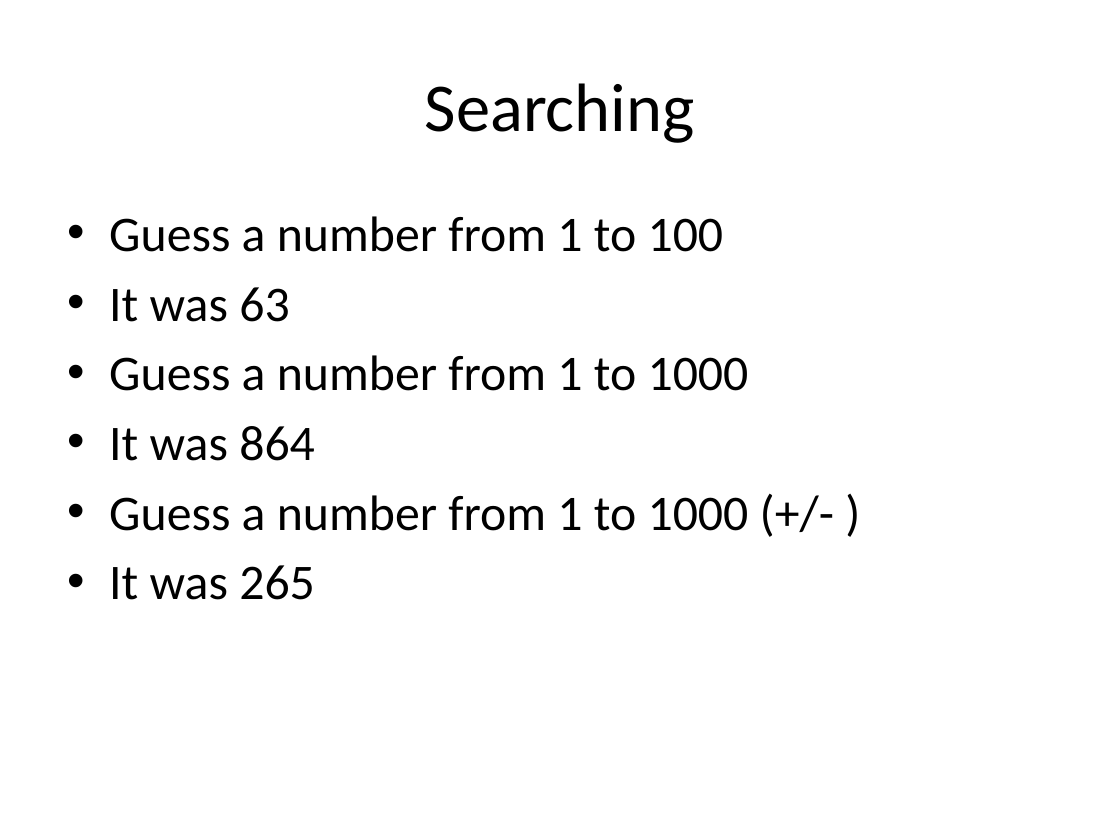
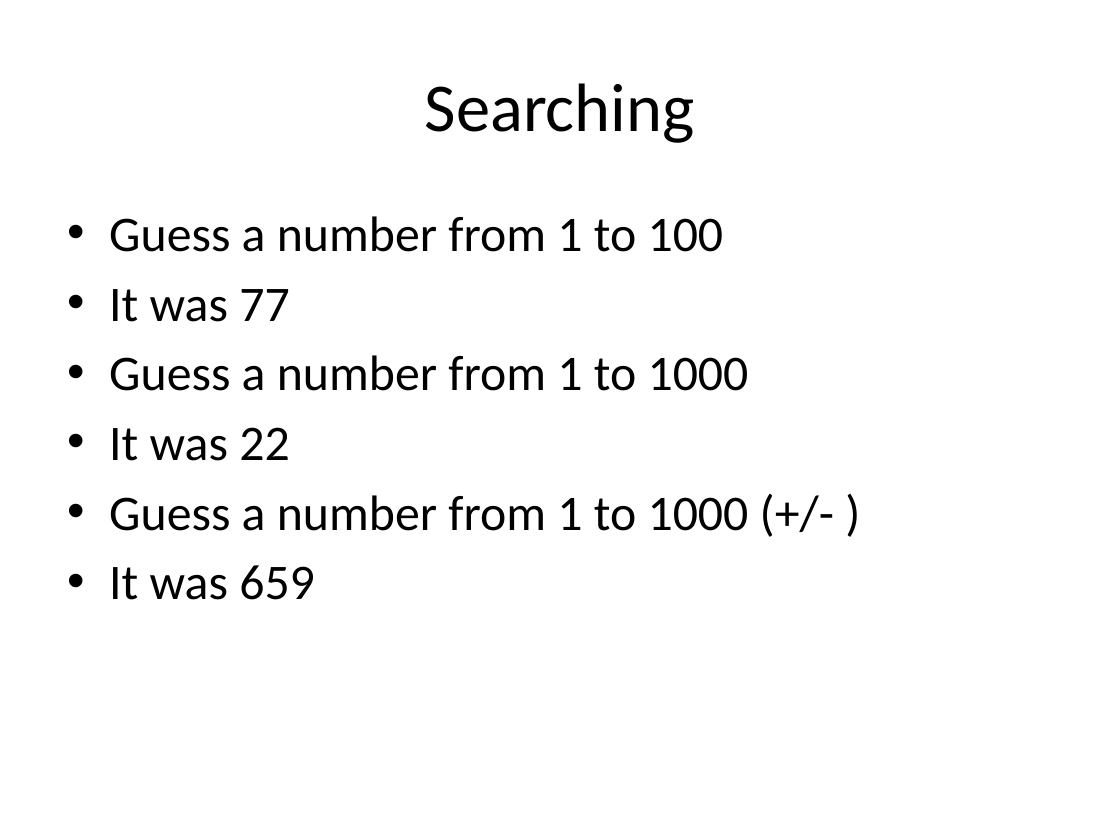
Before and after one commit to RHIT-CSSE/csse220, a slide deck: slide 1 of ClassMaterials/Sorting/Slides/Part3-BinarySearch.pptx. Drawn at 1120x840 pixels with LibreOffice and Linux fonts; fonts in the diff are those of the drawing. Boxes give left, top, right and bottom in pixels: in the first picture for what was removed or moved away, otherwise in the second. Text is boxed around its words. In the diff, an @@ line names an element or a change of style, - is before the commit and + after.

```diff
--- a/ClassMaterials/Sorting/Slides/Part3-BinarySearch.pptx
+++ b/ClassMaterials/Sorting/Slides/Part3-BinarySearch.pptx
@@ text at [109, 289, 289, 322]: text changed @@
-• It was 63
+• It was 77
@@ text at [109, 427, 289, 461]: text changed @@
-• It was 864
+• It was 22
@@ text at [109, 565, 315, 600]: text changed @@
-• It was 265
+• It was 659
```
Also in this commit, not shown: 3 other files.
